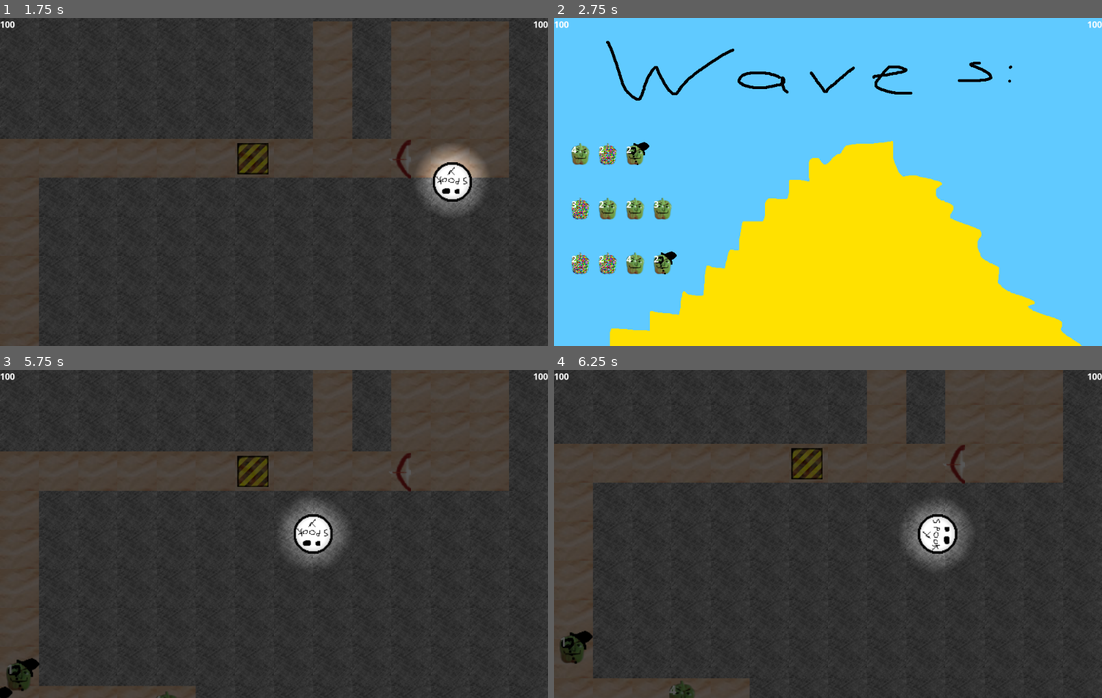
Above: before the commit, frames 1-4 (two rows, left to right).
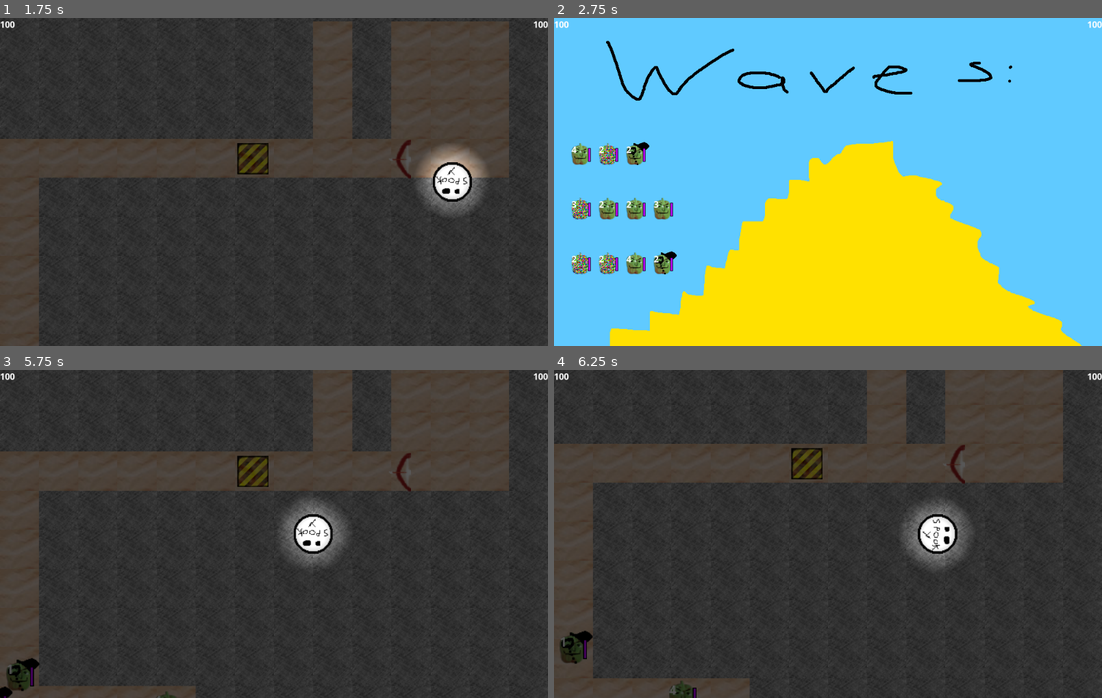
Above: after the commit, the same moments.

Repository: Solid-Squid-Contingent/LD-48
Game: Godot game, scene res://scenes/Main.tscn
The game is run twice, just before and just after one commit, with the same random seed, the same clock (stepped at 60 frames per second) and the same inputs.
Inputs (mouse positions are in pixels of both pictures, inside the frame that each line leads up to):
- Up to frame 1 (1.75 s): tap Enter at 0.5 s; move the mouse to (252, 195) at 0.52 s; hold D (right) 0.53-1.28 s; hold Right mouse button (interact) 0.53-1.28 s; click (252, 195) at 0.67 s; move the mouse to (164, 198) at 1.27 s; hold S (down) from 1.28 s (still down); click (164, 198) at 1.35 s; right-click (164, 198) at 1.55 s
- Up to frame 2 (2.75 s): move the mouse to (882, 109) at 2.02 s; release S (down) at 2.03 s; hold D (right) from 2.03 s (still down); hold Right mouse button (interact) from 2.03 s (still down)
- Up to frame 3 (5.75 s): move the mouse to (246, 599) at 2.77 s; release D (right) at 2.78 s; release Right mouse button (interact) at 2.78 s; hold W (up) 2.78-3.53 s; tap 0 at 2.85 s; click (246, 599) at 2.92 s; right-click (246, 599) at 3.05 s; move the mouse to (438, 583) at 3.52 s; hold Right mouse button (interact) 3.53-4.28 s; hold A (left) 3.53-5.03 s; tap 9 at 3.6 s; move the mouse to (109, 484) at 4.27 s; right-click (109, 484) at 4.35 s; move the mouse to (301, 534) at 5.02 s; press the mouse at (301, 534) at 5.03 s; hold S (down) from 5.03 s (still down); right-click (301, 534) at 5.3 s
- Up to frame 4 (6.25 s): move the mouse to (570, 671) at 5.77 s; release S (down) at 5.78 s; release the mouse at (570, 671) at 5.78 s; hold D (right) from 5.78 s (still down); right-click (570, 671) at 5.85 s; click (570, 671) at 5.92 s

Frame 1 is identical in both runs. In frame 2, 0.3% of the frame differs, in the area x 6-22%, y 39-78%; in frame 3, less than 0.1%; in frame 4, less than 0.1%.

Commit message:
Add Bravery stat

Diff:
--- a/scenes/Enemy.tscn
+++ b/scenes/Enemy.tscn
@@ -1,8 +1,10 @@
-[gd_scene load_steps=5 format=2]
+[gd_scene load_steps=7 format=2]
 
 [ext_resource path="res://resources/graphics/enemies/evilBellPepper.png" type="Texture" id=1]
 [ext_resource path="res://scripts/Enemy.gd" type="Script" id=2]
 [ext_resource path="res://resources/fonts/OpenSans-Bold.tres" type="DynamicFont" id=3]
+[ext_resource path="res://resources/graphics/enemies/BraveryFull.png" type="Texture" id=4]
+[ext_resource path="res://resources/graphics/enemies/BraveryEmpty.png" type="Texture" id=5]
 
 [sub_resource type="CircleShape2D" id=1]
 radius = 20.0673
@@ -43,6 +45,20 @@
 position = Vector2( -2.06644, 0.314659 )
 shape = SubResource( 1 )
 
+[node name="BraveryProgress" type="TextureProgress" parent="."]
+margin_left = 12.4874
+margin_top = -11.7859
+margin_right = 22.4874
+margin_bottom = 38.2141
+rect_scale = Vector2( 0.5, 0.5 )
+value = 50.0
+texture_over = ExtResource( 5 )
+texture_progress = ExtResource( 4 )
+fill_mode = 3
+__meta__ = {
+"_edit_use_anchors_": false
+}
+
 [connection signal="input_event" from="." to="." method="_on_Enemy_input_event"]
 [connection signal="area_entered" from="MergeArea" to="." method="_on_MergeArea_area_entered"]
 [connection signal="area_exited" from="MergeArea" to="." method="_on_MergeArea_area_exited"]
--- a/scripts/Enemy.gd
+++ b/scripts/Enemy.gd
@@ -55,12 +55,15 @@
 	var speed: int
 	var maxHealth: int
 	var health: int
+	var maxBravery: int
+	var bravery: int
 	var texturePath: String
 
 	func _init(drunkPathfinding_ = false,
 		demolition_ = false,
 		speed_ = 100,
 		maxHealth_ = 100,
+		maxBravery_ = 100,
 		texturePath_ = "evilBellPepper.png"):
 
 		drunkPathfinding = drunkPathfinding_
@@ -68,17 +71,17 @@
 		speed = speed_
 		maxHealth = maxHealth_
 		health = maxHealth
+		maxBravery = maxBravery_
+		bravery = maxBravery
 		texturePath = texturePath_
 
 	func duplicate():
-		var s = Stats.new(drunkPathfinding, demolition, speed, maxHealth, texturePath)
+		var s = Stats.new(drunkPathfinding, demolition, speed, maxHealth, maxBravery, texturePath)
 		s.health = health
 		return s
 
 var individualStats = [Stats.new()]
 var groupStats: Stats = Stats.new()
-
-var spooked = false
 
 # Called when the node enters the scene tree for the first time.
 func _ready():
@@ -115,6 +118,32 @@
 
 	updateRendering()
 
+func changeBravery(amount: int):
+	if groupStats.bravery <= 0:
+		return
+
+	var remainingAmount = amount
+	for stat in individualStats:
+		remainingAmount += stat.bravery
+		stat.bravery += amount * stat.bravery / groupStats.bravery
+
+	if remainingAmount < 0:
+		for stat in individualStats:
+			if stat.bravery > -remainingAmount:
+				stat.bravery += remainingAmount
+			else:
+				remainingAmount += stat.bravery
+				stat.bravery = 0
+
+	groupStats.bravery += amount
+	if groupStats.bravery <= 0:
+		for stat in individualStats:
+			stat.speed *= 5
+		updateGroupStats()
+		nextWaypoint = getNextWaypoint()
+
+	updateRendering()
+
 func positionInMap():
 	return layout.world_to_map(layout.to_local(global_position))
 
@@ -163,6 +192,8 @@
 	groupStats.speed = 0
 	groupStats.maxHealth = 0
 	groupStats.health = 0
+	groupStats.maxBravery = 0
+	groupStats.bravery = 0
 	groupStats.texturePath = individualStats[0].texturePath
 
 	for stat in individualStats:
@@ -173,6 +204,8 @@
 		groupStats.speed += stat.speed
 		groupStats.maxHealth += stat.maxHealth
 		groupStats.health += stat.health
+		groupStats.maxBravery += stat.maxBravery
+		groupStats.bravery += stat.bravery
 		if stat.texturePath != groupStats.texturePath:
 			groupStats.texturePath = "mixedBellPepper.png"
 
@@ -203,7 +236,7 @@
 	if groupStats.drunkPathfinding:
 		return getRandomAdjacentWaypoint()
 	else:
-		if spooked:
+		if groupStats.bravery <= 0:
 			if currentTreeNode.parent and currentTreeNode.parent.get_ref():
 				currentTreeNode = currentTreeNode.parent.get_ref()
 				return centeredWorldPosition(currentTreeNode.tileIndex)
@@ -291,6 +324,8 @@
 func updateRendering():
 	$Label.text = String(individualStats.size())
 	$Sprite.texture = load("res://resources/graphics/enemies/" + groupStats.texturePath)
+	$BraveryProgress.max_value = groupStats.maxBravery
+	$BraveryProgress.value = groupStats.bravery
 
 func _physics_process(delta):
 	if (nextWaypoint-position).length() < 5 or nextWaypoint.x < 0:
@@ -299,8 +334,9 @@
 	if groupStats.demolition:
 		demolish(delta)
 
+	var dir = nextWaypoint-position
 	# warning-ignore:return_value_discarded
-	move_and_slide((nextWaypoint-position).normalized() * groupStats.speed)
+	move_and_slide(dir.normalized() * min(groupStats.speed, dir.length() / delta))
 	for collisionIndex in range(get_slide_count()):
 		var collision = get_slide_collision(collisionIndex)
 		if collision.collider.has_method("collideWith"):
@@ -327,8 +363,4 @@
 	if event.is_action_pressed('interact'):
 		var target = get_global_mouse_position()
 		if (target - player.global_position).length() < player.INTERACT_RANGE:
-			for stat in individualStats:
-				stat.speed *= 5
-			updateGroupStats()
-			spooked = true
-			nextWaypoint = getNextWaypoint()
+			changeBravery(-50)
--- a/scripts/EnemySpawner.gd
+++ b/scripts/EnemySpawner.gd
@@ -8,8 +8,8 @@
 #maxHealth: int
 #texturePath: String
 var enemyTypes = [
-	Enemy.Stats.new(false, false, 100, 100, "evilBellPepper.png"),
-	Enemy.Stats.new(false, true, 50, 100, "fancyBellPepper.png")
+	Enemy.Stats.new(false, false, 100, 100, 100, "evilBellPepper.png"),
+	Enemy.Stats.new(false, true, 50, 100, 100, "fancyBellPepper.png")
 ]
 
 var waves = []
Binary file added: resources/graphics/enemies/BraveryEmpty.png
Not shown, added: resources/graphics/enemies/BraveryEmpty.png.import
Binary file added: resources/graphics/enemies/BraveryFull.png
Not shown, added: resources/graphics/enemies/BraveryFull.png.import
